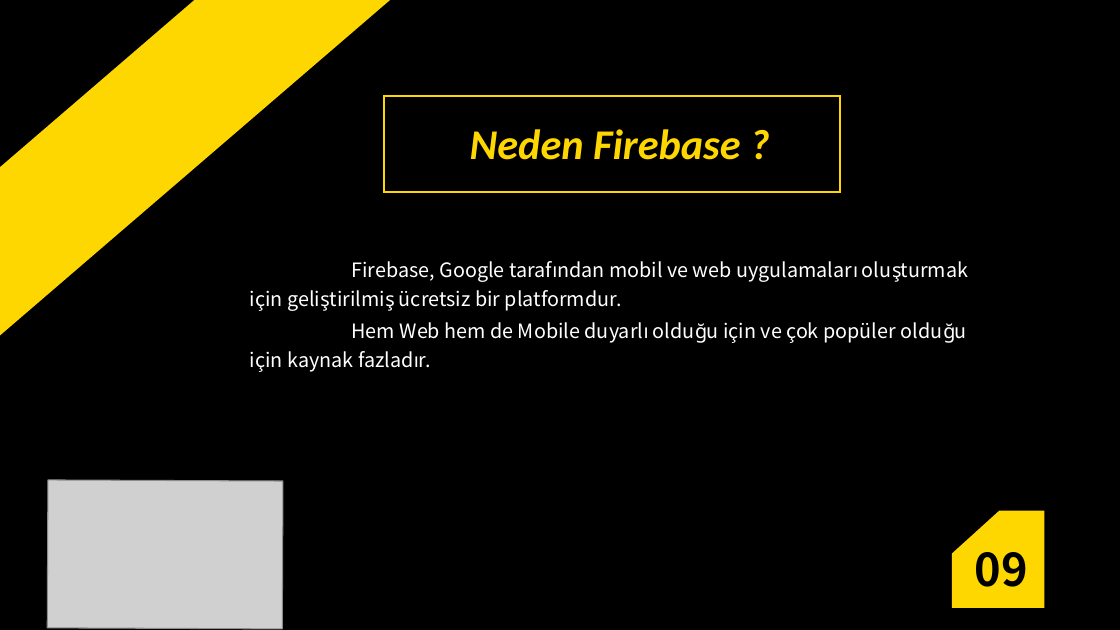
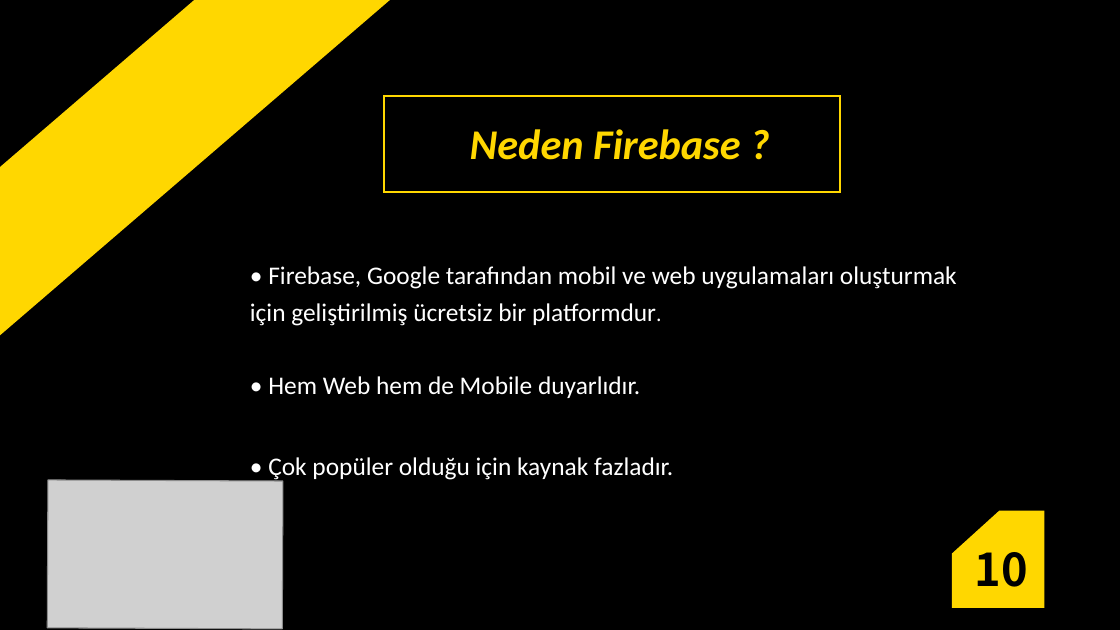
Before and after one commit to berkayemreb/TEZ_Ogrenci-Isleri, a slide deck: slide 10 of OgrenciIsleri.odp (slide 9 before the commit). Drawn at 1120x630 pixels with LibreOffice and Linux fonts; fonts in the diff are those of the drawing; grey boxes stand for pictures. Boxes give left, top, right and bottom in pixels: in the first picture for what was removed or moved away, otherwise in the second. Text is boxed around its words. In the diff, an @@ line names an element or a change of style, - is before the commit and + after.

```diff
--- a/OgrenciIsleri.odp
+++ b/OgrenciIsleri.odp
@@ text at <box>250,266,957,481</box>: text changed; size 14 to 18 pt; font Noto Sans CJK SC to Calibri @@
-Firebase, Google tarafından mobil ve web uygulamaları oluşturmak için geliştirilmiş ücretsiz bir platformdur.
-Hem Web hem de Mobile duyarlı olduğu için ve çok popüler olduğu için kaynak fazladır.
+• Firebase, Google tarafından mobil ve web uygulamaları oluşturmak için geliştirilmiş ücretsiz bir platformdur.
+• Hem Web hem de Mobile duyarlıdır.
+• Çok popüler olduğu için kaynak fazladır.
@@ text at <box>974,552,1027,587</box>: text changed @@
-09
+10
```
Also in this commit, not shown: 14 other slides changed, 2 slides added, 2 slides removed, 2 other files.
